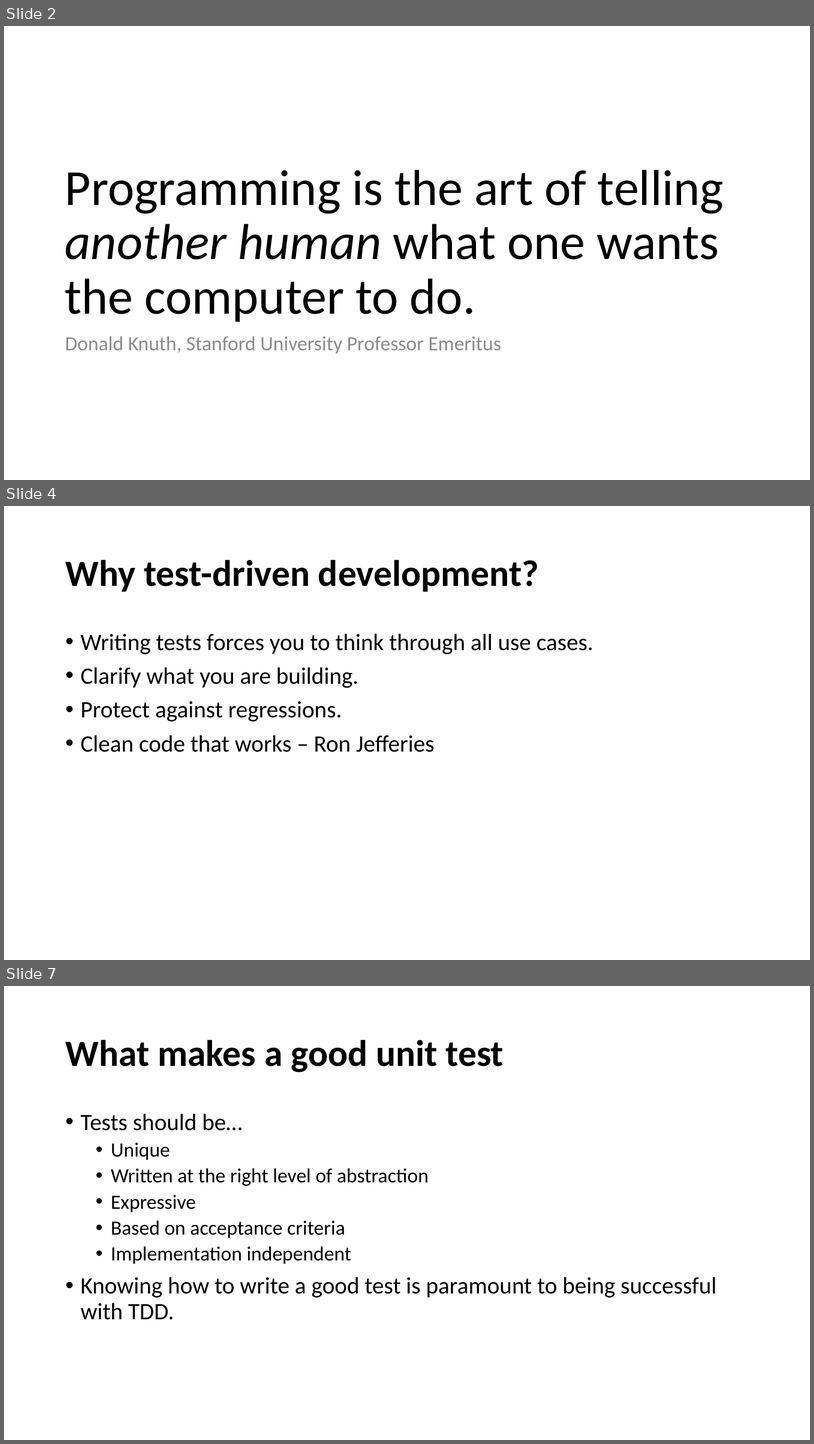
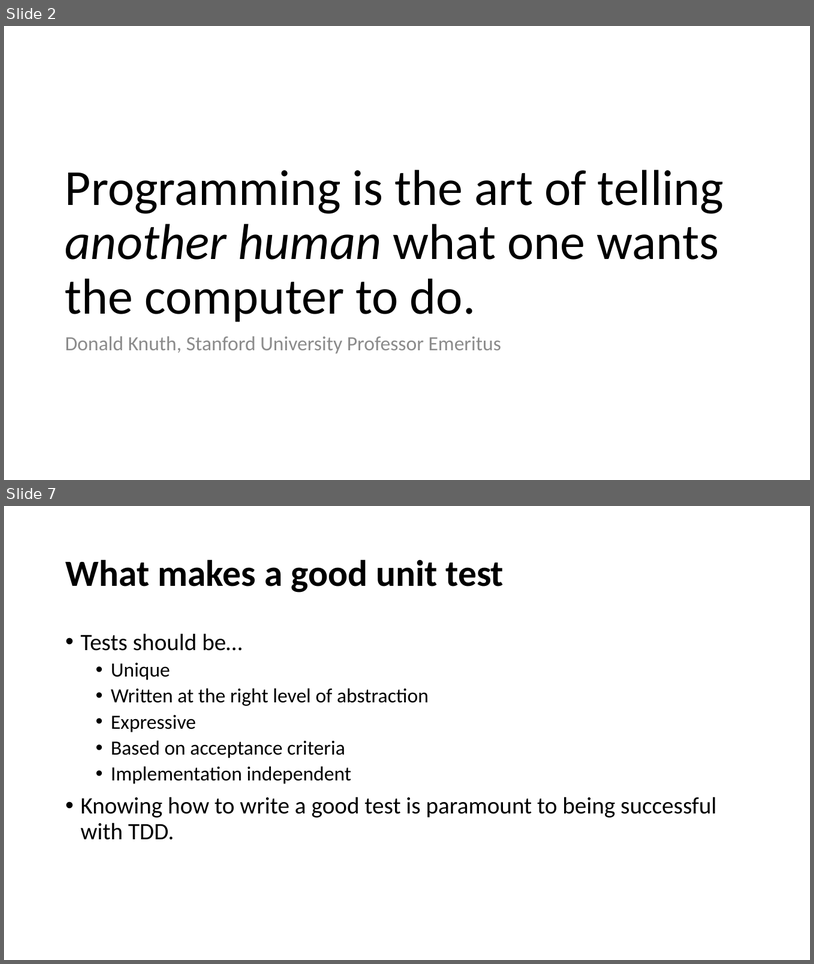
Before and after one commit to cebartling/test-driven, a slide deck: presentations/Introduction to Test-Driven Development.pptx. Shown one above the other, each under a label of ours: slides 2, 4 and 7 before the commit, slides 2 and 7 after it; the slides between them are not shown. The pictures are 814x1444 and 814x964 pixels, drawn with LibreOffice and Linux fonts; fonts in the diff are those of the drawing. Boxes give left, top, right and bottom in pixels: in the first picture for what was removed or moved away, otherwise in the second. Text is boxed around its words. In the diff, an @@ line names an element or a change of style, - is before the commit and + after.

```diff
--- a/presentations/Introduction to Test-Driven Development.pptx
+++ b/presentations/Introduction to Test-Driven Development.pptx
@@ slide 4 removed at [4, 506, 810, 960], background #FFFFFF @@
@@ title removed at [65, 559, 539, 592] @@
-Why test-driven development?
@@ text removed at [81, 633, 594, 752] @@
-• Writing tests forces you to think through all use cases.
-• Clarify what you are building.
-• Protect against regressions.
-• Clean code that works – Ron Jefferies
```
Also in this commit, not shown: 11 slides changed, 1 slide added, 1 other slide removed.
